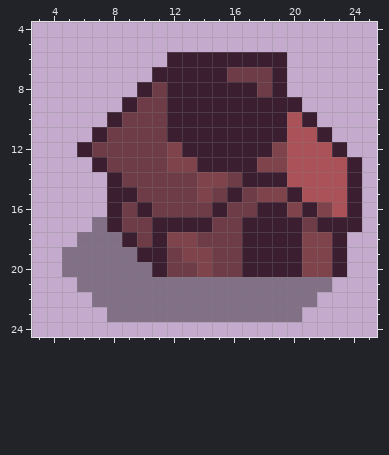
Pixel-art sprite: android/assets/textures/tiles/building/goblin_armory.png. The picture above was drawn from the file before the commit.
The file is 32x32 pixels. Colours within 5 levels of each other are drawn and written as one. Shown: x 3..25, y 4..24.
Now the later version:
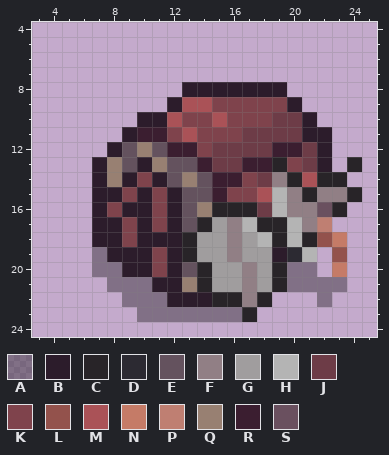
Palette (. is transparent): A #00000057  B #2c1c2b  C #282428  D #2c2a32  E #64525e  F #917f85  G #a09d9e  H #b4b4b4  J #6d3c47  K #7f434c  L #93524c  M #aa5257  N #c57b67  P #bf7f72  Q #988072  R #3b1e30  S #6a505f
The edit:
@@ x 3..25 @@
  5 .......................
- 6 .........RRRRRRRR......
- 7 ........RRRRRJJJR......
- 8 .......RJRRRRRRJR......
- 9 ......RJJRRRRRRRRR.....
-10 .....RJJJRRRRRRRRMR....
-11 ....RJJJJRRRRRRRRMMR...
-12 ...RJJJJJKRRRRRRKMMMR..
-13 ....RJJJJKKRRRRKKMMMMR.
-14 .....RJJJJJKKJRRRMMMMR.
-15 .....RRJJJJKJRJKKRMMMR.
-16 .....RJRJJJJRJJRRKRKMR.
-17 ....ARJJRRRRJJRRRRJRRR.
-18 ...AAARJRKKJJJRRRRKKR..
-19 ..AAAAARRJKKJJRRRRKKR..
-20 ..AAAAAARJJKJJRRRRKKR..
-21 ...AAAAAAAAAAAAAAAAA...
-22 ....AAAAAAAAAAAAAAA....
-23 .....AAAAAAAAAAAAA.....
+ 6 .......................
+ 7 .......................
+ 8 ..........BBBBBBB......
+ 9 .........BMMKKKKKB.....
+10 .......BBMKKMKKKJJB....
+11 ......BRRKMKKKJJJJBB...
+12 .....BEQERRKJJJJRRJB...
+13 ....BQEBQEERJJRRCKJB.C.
+14 ....BQBKBEQERRKJFCMCC..
+15 ....BBKBKBEERKKMHFCFFC.
+16 ....BKBBKBEQCCCJHFFSC..
+17 ....BBKBKBECGFHCCHFP...
+18 ....BBKBBBCGGFGHCHCLN..
+19 ....ABBBKBCGGFGGBDH.L..
+20 ....AABBKBECGGFGCAA.N..
+21 .....AAABBQCGGFGCAAAA..
+22 ......AAABBBCCFC...A...
+23 .......AAAAAAAC........
 24 .......................
Where, in picture pixels (left, top, right, bottom), the same in both pictures:
changed: (62, 52, 362, 322)
